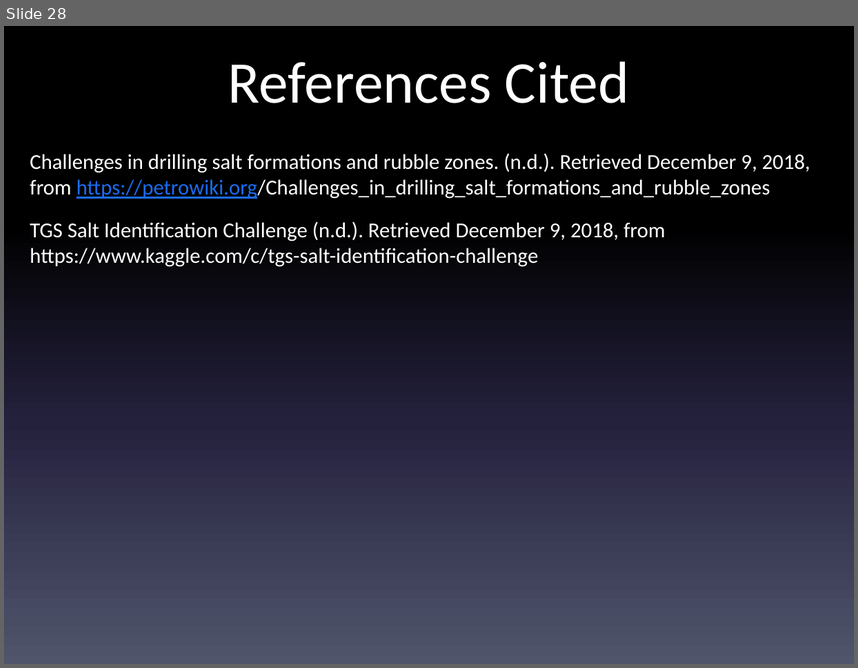
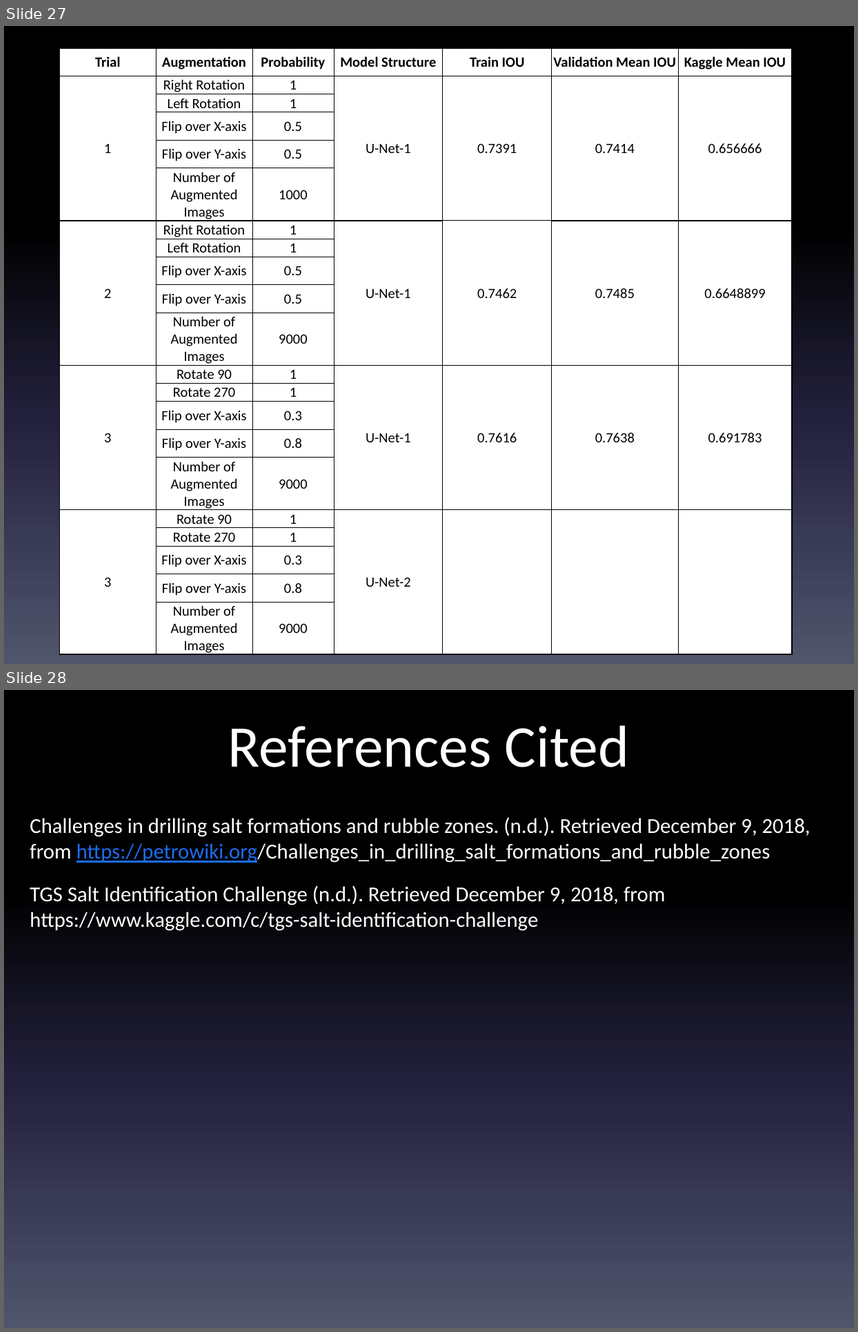
Before and after one commit to clach1225/Salt_Deposit_Identification, a slide deck: Final_Presentation.pptx. Shown one above the other, each under a label of ours: slide 28 before the commit, slides 27 and 28 after it. The pictures are 858x668 and 858x1332 pixels, drawn with LibreOffice and Linux fonts; fonts in the diff are those of the drawing. Boxes give left, top, right and bottom in pixels: in the first picture for what was removed or moved away, otherwise in the second. Text is boxed around its words. In the diff, an @@ line names an element or a change of style, - is before the commit and + after.

```diff
--- a/Final_Presentation.pptx
+++ b/Final_Presentation.pptx
@@ slide 27 added at (4,26,854,664), background gradient #000000 to #24213E to #51566D @@
@@ table added at (59,48,791,657), 21 rows, 7 columns @@
+Trial | Augmentation | Probability | Model Structure | Train IOU | Validation Mean IOU | Kaggle Mean IOU
+1 | Right Rotation | 1 | U-Net-1 | 0.7391 | 0.7414 | 0.656666
+ | Left Rotation | 1 |  |  |  | 
+ | Flip over X-axis | 0.5 |  |  |  | 
+ | Flip over Y-axis | 0.5 |  |  |  | 
+ | Number of Augmented Images | 1000 |  |  |  | 
+2 | Right Rotation | 1 | U-Net-1 | 0.7462 | 0.7485 | 0.6648899
+ | Left Rotation | 1 |  |  |  | 
+ | Flip over X-axis | 0.5 |  |  |  | 
+ | Flip over Y-axis | 0.5 |  |  |  | 
+ | Number of Augmented Images | 9000 |  |  |  | 
+3 | Rotate 90 | 1 | U-Net-1 | 0.7616 | 0.7638 | 0.691783
+ | Rotate 270 | 1 |  |  |  | 
+ | Flip over X-axis | 0.3 |  |  |  | 
+ | Flip over Y-axis | 0.8 |  |  |  | 
+ | Number of Augmented Images | 9000 |  |  |  | 
+3 | Rotate 90 | 1 | U-Net-2 |  |  | 
+ | Rotate 270 | 1 |  |  |  | 
+ | Flip over X-axis | 0.3 |  |  |  | 
+ | Flip over Y-axis | 0.8 |  |  |  | 
+ | Number of Augmented Images | 9000 |  |  |  | 
```
Also in this commit, not shown: 1 slide removed.
